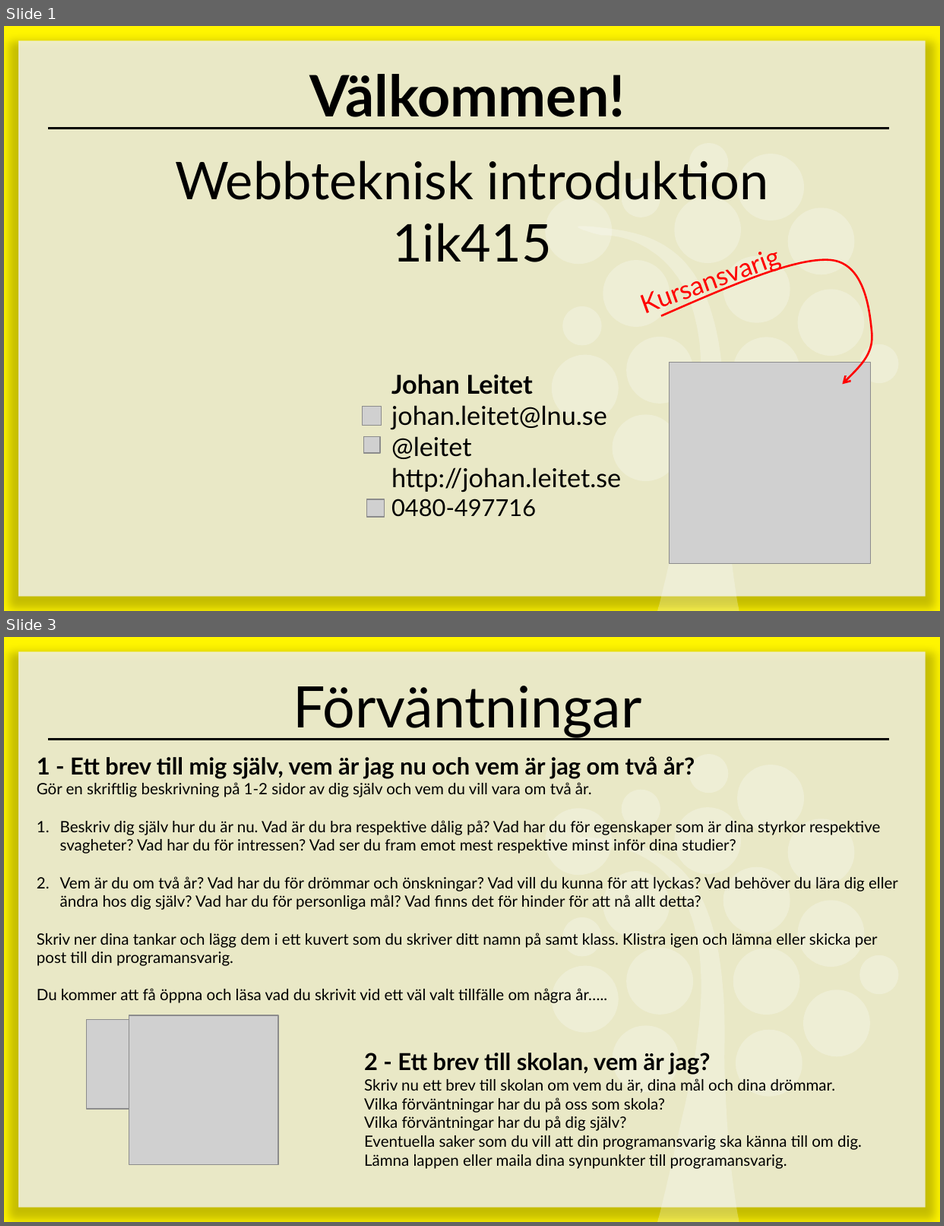
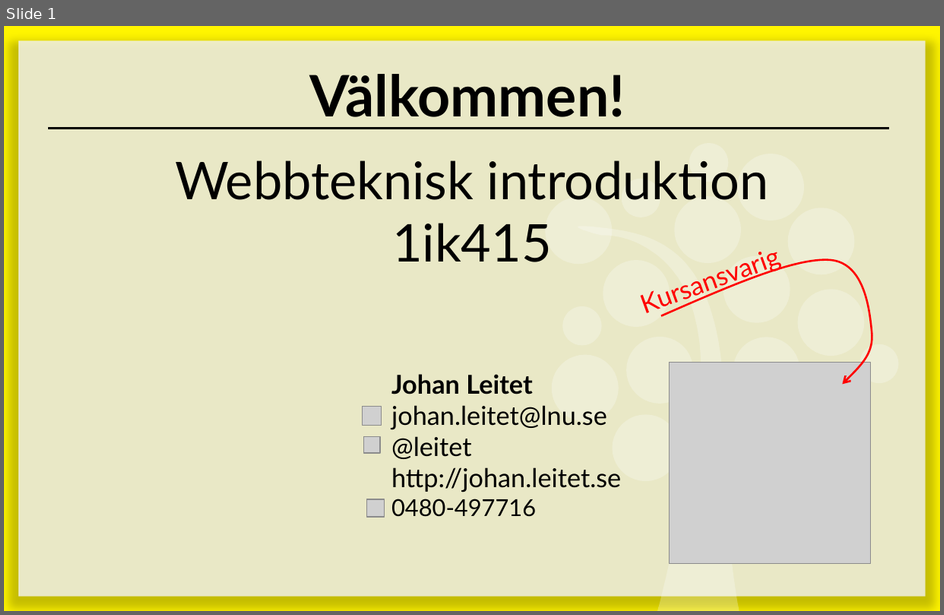
Before and after one commit to 1ik415/Kursmaterial, a slide deck: Föreläsningar/Kursintroduktion.pptx. Shown one above the other, each under a label of ours: slides 1 and 3 before the commit, slide 1 after it; the slides between them are not shown. The pictures are 944x1226 and 944x615 pixels, drawn with LibreOffice and Linux fonts; fonts in the diff are those of the drawing; grey boxes stand for pictures; background and template pictures are left out. Boxes give left, top, right and bottom in pixels: in the first picture for what was removed or moved away, otherwise in the second. Text is boxed around its words. In the diff, an @@ line names an element or a change of style, - is before the commit and + after.

```diff
--- a/Föreläsningar/Kursintroduktion.pptx
+++ b/Föreläsningar/Kursintroduktion.pptx
@@ slide 3 removed at box(4, 637, 940, 1222), background #FFFFFF; not listed: 20 template elements that a slide beside it also shows @@
@@ title removed at box(293, 686, 642, 738) @@
-Förväntningar
@@ text removed at box(37, 756, 899, 1003) @@
-1 - Ett brev till mig själv, vem är jag nu och vem är jag om två år?
-Gör en skriftlig beskrivning på 1-2 sidor av dig själv och vem du vill vara om två år.
-1. Beskriv dig själv hur du är nu. Vad är du bra respektive dålig på? Vad har du för egenskaper som är dina styrkor respektive svagheter? Vad har du för intressen? Vad ser du fram emot mest respektive minst inför dina studier?
-2. Vem är du om två år? Vad har du för drömmar och önskningar? Vad vill du kunna för att lyckas? Vad behöver du lära dig eller ändra hos dig själv? Vad har du för personliga mål? Vad finns det för hinder för att nå allt detta?
-Skriv ner dina tankar och lägg dem i ett kuvert som du skriver ditt namn på samt klass. Klistra igen och lämna eller skicka per post till din programansvarig.
-Du kommer att få öppna och läsa vad du skrivit vid ett väl valt tillfälle om några år…..
@@ picture removed at box(86, 1020, 175, 1109) @@
@@ picture removed at box(129, 1015, 278, 1165) @@
@@ freeform shape removed at box(736, 1029, 803, 1096) @@
@@ text removed at box(364, 1053, 862, 1169) @@
-2 - Ett brev till skolan, vem är jag?
-Skriv nu ett brev till skolan om vem du är, dina mål och dina drömmar.
-Vilka förväntningar har du på oss som skola?
-Vilka förväntningar har du på dig själv?
-Eventuella saker som du vill att din programansvarig ska känna till om dig.
-Lämna lappen eller maila dina synpunkter till programansvarig.
```
Also in this commit, not shown: 1 slide changed.
